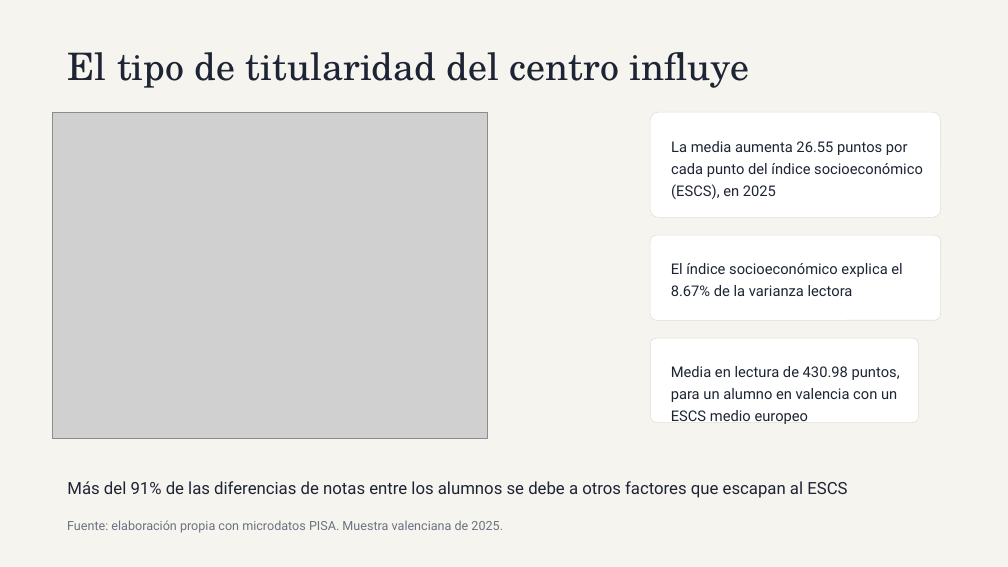
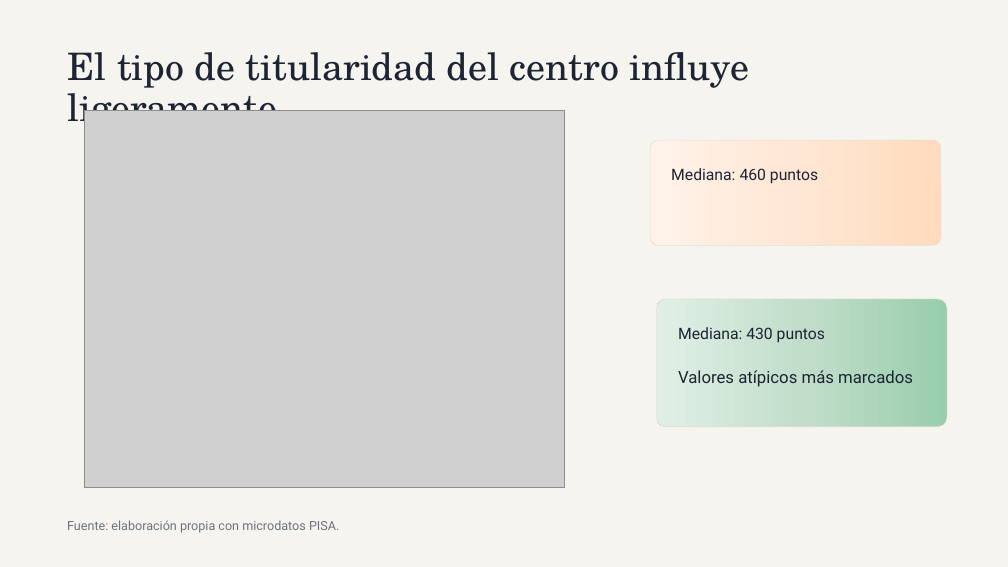
Before and after one commit to PaulitaLull/EDA_PAULA_LULL, a slide deck: slide 7 of ppt.pptx. Drawn at 1008x567 pixels with LibreOffice and Linux fonts; fonts in the diff are those of the drawing; grey boxes stand for pictures. Boxes give left, top, right and bottom in pixels: in the first picture for what was removed or moved away, otherwise in the second. Text is boxed around its words. In the diff, an @@ line names an element or a change of style, - is before the commit and + after.

```diff
--- a/ppt.pptx
+++ b/ppt.pptx
@@ title at [67,52,749,133]: text changed @@
-El tipo de titularidad del centro influye
+El tipo de titularidad del centro influye ligeramente
@@ picture: place and size @@
-picture at [53,112,488,438]
+picture at [84,110,564,488]
@@ rounded rectangle "Mediana: 460 puntos": place and size @@
-rounded rectangle "Mediana: 460 puntos" at [650,112,941,217]
+rounded rectangle "Mediana: 460 puntos" at [650,140,941,245]
@@ rounded rectangle "Mediana: 460 puntos" at [650,140,941,245]: fill #FFFFFF to gradient #FFDCBE to #FFE8D5 to #FFF3EA @@
@@ text in rounded rectangle at [671,168,818,184]: text changed; size 14 to 15 pt @@
-La media aumenta 26.55 puntos por cada punto del índice socioeconómico (ESCS), en 2025
+Mediana: 460 puntos
@@ rounded rectangle "Mediana: 430 puntos": place and size @@
-rounded rectangle "Mediana: 430 puntos" at [650,235,941,321]
+rounded rectangle "Mediana: 430 puntos" at [657,299,948,426]
@@ rounded rectangle "Mediana: 430 puntos" at [657,299,948,426]: fill #FFFFFF to gradient #99CEAC to #C2DFCC to #E1EFE6 @@
@@ text in rounded rectangle at [678,327,913,387]: text changed; size 14 to 16 pt @@
-El índice socioeconómico explica el 8.67% de la varianza lectora
+Mediana: 430 puntos
+Valores atípicos más marcados
@@ rounded rectangle removed at [650,338,919,423] @@
-Media en lectura de 430.98 puntos, para un alumno en valencia con un ESCS medio europeo
@@ text removed at [67,481,847,498] @@
-Más del 91% de las diferencias de notas entre los alumnos se debe a otros factores que escapan al ESCS
@@ text at [67,520,339,533]: text changed @@
-Fuente: elaboración propia con microdatos PISA. Muestra valenciana de 2025.
+Fuente: elaboración propia con microdatos PISA.
```
Also in this commit, not shown: 10 other slides changed, 9 other files.
